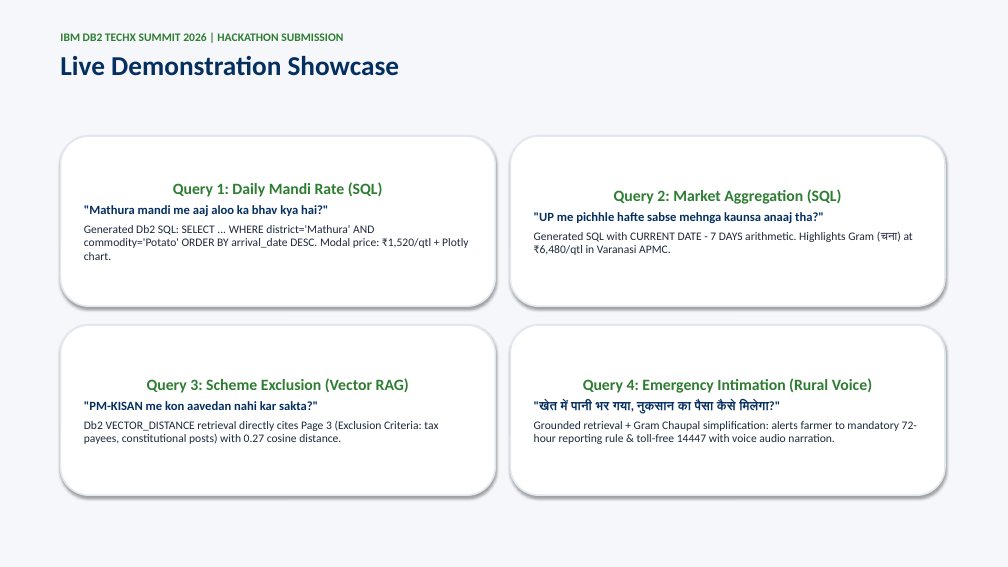
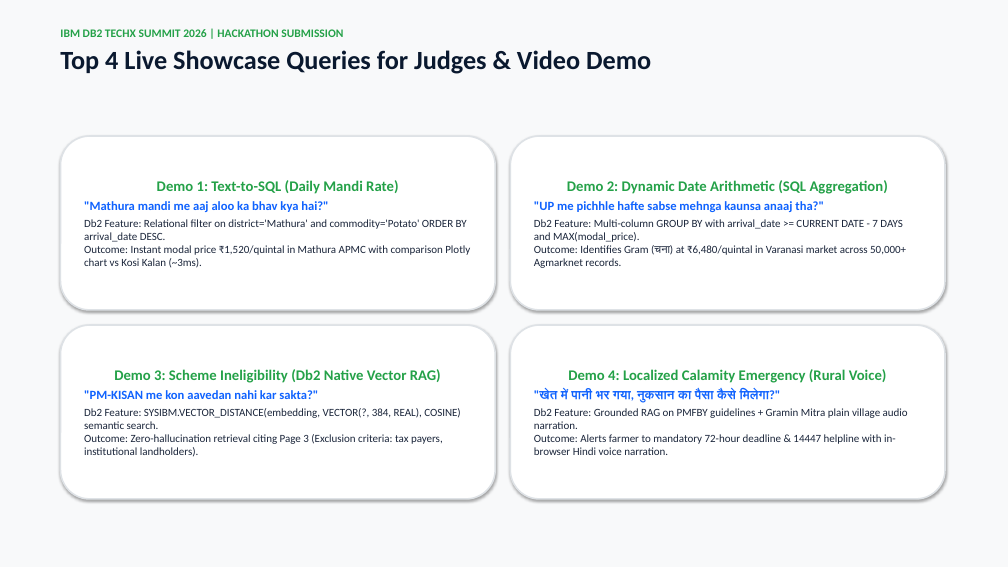
Before and after one commit to KunalGolaIBM/IBM_Db2_TechX_Project_Submission, a slide deck: slide 8 of submissions/kisan-mitra/docs/Kisan_Mitra_IBM_Db2_Presentation.pptx. Drawn at 1008x567 pixels with LibreOffice and Linux fonts; fonts in the diff are those of the drawing. Boxes give left, top, right and bottom in pixels: in the first picture for what was removed or moved away, otherwise in the second. Text is boxed around its words. In the diff, an @@ line names an element or a change of style, - is before the commit and + after.

```diff
--- a/submissions/kisan-mitra/docs/Kisan_Mitra_IBM_Db2_Presentation.pptx
+++ b/submissions/kisan-mitra/docs/Kisan_Mitra_IBM_Db2_Presentation.pptx
@@ rectangle at (0,0,1008,567): fill #F5F7FA to #F8F9FA @@
@@ text at (60,29,343,37): text colour #2E7D32 to #24A148 in "IBM DB2 TECHX SUMMIT 2026 | HACKATHON ..." @@
@@ text at (60,50,651,74): text changed; size 26 to 25 pt; text colour #052F5F to #0A192F @@
-Live Demonstration Showcase
+Top 4 Live Showcase Queries for Judges & Video Demo
@@ rounded rectangle "Demo 1: Text-to-SQL (Daily Mandi ...": place and size @@
-rounded rectangle "Demo 1: Text-to-SQL (Daily Mandi ..." at (60,136,495,306)
+rounded rectangle "Demo 1: Text-to-SQL (Daily Mandi ..." at (60,136,495,310)
@@ rounded rectangle "Demo 2: Dynamic Date Arithmetic ...": place and size @@
-rounded rectangle "Demo 2: Dynamic Date Arithmetic ..." at (510,136,945,306)
+rounded rectangle "Demo 2: Dynamic Date Arithmetic ..." at (510,136,945,310)
@@ text in rounded rectangle at (84,201,328,212): text colour #052F5F to #0F62FE in ""Mathura mandi me aaj aloo ka bhav ..."; less space between paragraphs @@
@@ text in rounded rectangle at (157,180,398,194): text changed; size 15 to 14 pt; text colour #2E7D32 to #24A148 @@
-Query 1: Daily Mandi Rate (SQL)
+Demo 1: Text-to-SQL (Daily Mandi Rate)
@@ text in rounded rectangle at (534,201,824,212): text colour #052F5F to #0F62FE in ""UP me pichhle hafte sabse mehnga kaunsa ..."; less space between paragraphs @@
@@ text in rounded rectangle at (567,180,888,194): text changed; size 15 to 14 pt; text colour #2E7D32 to #24A148 @@
-Query 2: Market Aggregation (SQL)
+Demo 2: Dynamic Date Arithmetic (SQL Aggregation)
@@ text in rounded rectangle at (84,219,470,268): text changed; size 11 to 10.5 pt; text colour #1E293B to #1B263B @@
-Generated Db2 SQL: SELECT ... WHERE district='Mathura' AND commodity='Potato' ORDER BY arrival_date DESC. Modal price: ₹1,520/qtl + Plotly chart.
+Db2 Feature: Relational filter on district='Mathura' and commodity='Potato' ORDER BY arrival_date DESC.
+Outcome: Instant modal price ₹1,520/quintal in Mathura APMC with comparison Plotly chart vs Kosi Kalan (~3ms).
@@ text in rounded rectangle at (534,219,906,268): text changed; size 11 to 10.5 pt; text colour #1E293B to #1B263B @@
-Generated SQL with CURRENT DATE - 7 DAYS arithmetic. Highlights Gram (चना) at ₹6,480/qtl in Varanasi APMC.
+Db2 Feature: Multi-column GROUP BY with arrival_date >= CURRENT DATE - 7 DAYS and MAX(modal_price).
+Outcome: Identifies Gram (चना) at ₹6,480/quintal in Varanasi market across 50,000+ Agmarknet records.
@@ outline #E2E8F0 1.5 pt to #DEE2E6 1.5 pt in 4 elements at (60,136,495,310), (510,325,945,499), (510,136,945,310), (60,325,495,499) @@
@@ rounded rectangle "Demo 3: Scheme Ineligibility (Db2 ...": place and size @@
-rounded rectangle "Demo 3: Scheme Ineligibility (Db2 ..." at (60,325,495,495)
+rounded rectangle "Demo 3: Scheme Ineligibility (Db2 ..." at (60,325,495,499)
@@ rounded rectangle "Demo 4: Localized Calamity Emergency ...": place and size @@
-rounded rectangle "Demo 4: Localized Calamity Emergency ..." at (510,325,945,495)
+rounded rectangle "Demo 4: Localized Calamity Emergency ..." at (510,325,945,499)
@@ text in rounded rectangle at (114,369,441,383): text changed; size 15 to 14 pt; text colour #2E7D32 to #24A148 @@
-Query 3: Scheme Exclusion (Vector RAG)
+Demo 3: Scheme Ineligibility (Db2 Native Vector RAG)
@@ text in rounded rectangle at (534,388,781,403): text colour #052F5F to #0F62FE in ""खेत में पानी भर गया, नुकसान का ..."; less space between paragraphs @@
@@ text in rounded rectangle at (568,369,887,383): text changed; size 15 to 14 pt; text colour #2E7D32 to #24A148 @@
-Query 4: Emergency Intimation (Rural Voice)
+Demo 4: Localized Calamity Emergency (Rural Voice)
@@ text in rounded rectangle at (84,408,461,457): text changed; size 11 to 10.5 pt; text colour #1E293B to #1B263B @@
-Db2 VECTOR_DISTANCE retrieval directly cites Page 3 (Exclusion Criteria: tax payees, constitutional posts) with 0.27 cosine distance.
+Db2 Feature: SYSIBM.VECTOR_DISTANCE(embedding, VECTOR(?, 384, REAL), COSINE) semantic search.
+Outcome: Zero-hallucination retrieval citing Page 3 (Exclusion criteria: tax payers, institutional landholders).
@@ text in rounded rectangle at (84,390,318,399): text colour #052F5F to #0F62FE in ""PM-KISAN me kon aavedan nahi kar sakta?""; less space between paragraphs @@
@@ text in rounded rectangle at (534,408,908,455): text changed; size 11 to 10.5 pt; text colour #1E293B to #1B263B @@
-Grounded retrieval + Gram Chaupal simplification: alerts farmer to mandatory 72-hour reporting rule & toll-free 14447 with voice audio narration.
+Db2 Feature: Grounded RAG on PMFBY guidelines + Gramin Mitra plain village audio narration.
+Outcome: Alerts farmer to mandatory 72-hour deadline & 14447 helpline with in-browser Hindi voice narration.
```
Also in this commit, not shown: 7 other slides changed, 4 slides added, 2 slides removed.
